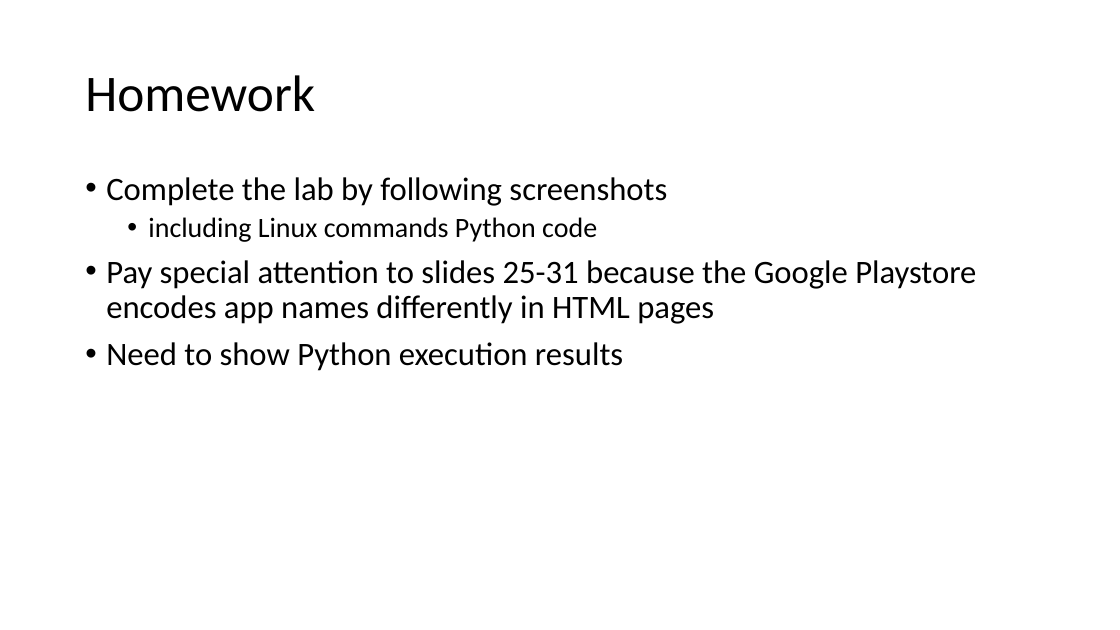
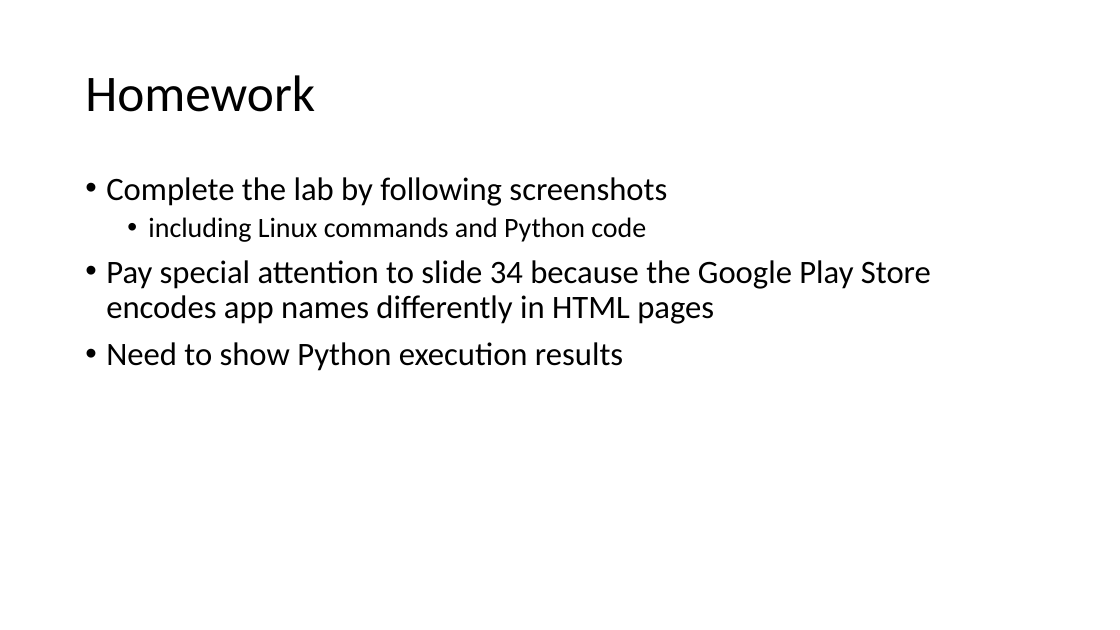
Before and after one commit to frankwxu/digital-forensics-lab, a slide deck: slide 44 of Android10/1_Pixel3_Image.pptx. Drawn at 1120x630 pixels with LibreOffice and Linux fonts; fonts in the diff are those of the drawing; background and template pictures are left out. Boxes give left, top, right and bottom in pixels: in the first picture for what was removed or moved away, otherwise in the second. Text is boxed around its words. In the diff, an @@ line names an element or a change of style, - is before the commit and + after.

```diff
--- a/Android10/1_Pixel3_Image.pptx
+++ b/Android10/1_Pixel3_Image.pptx
@@ text at <box>106,217,931,324</box>: text changed @@
-  • including Linux commands Python code
-• Pay special attention to slides 25-31 because the Google Playstore encodes app names differently in HTML pages
+  • including Linux commands and Python code
+• Pay special attention to slide 34 because the Google Play Store encodes app names differently in HTML pages
```
Also in this commit, not shown: 1 other slide changed, 1 other file.
